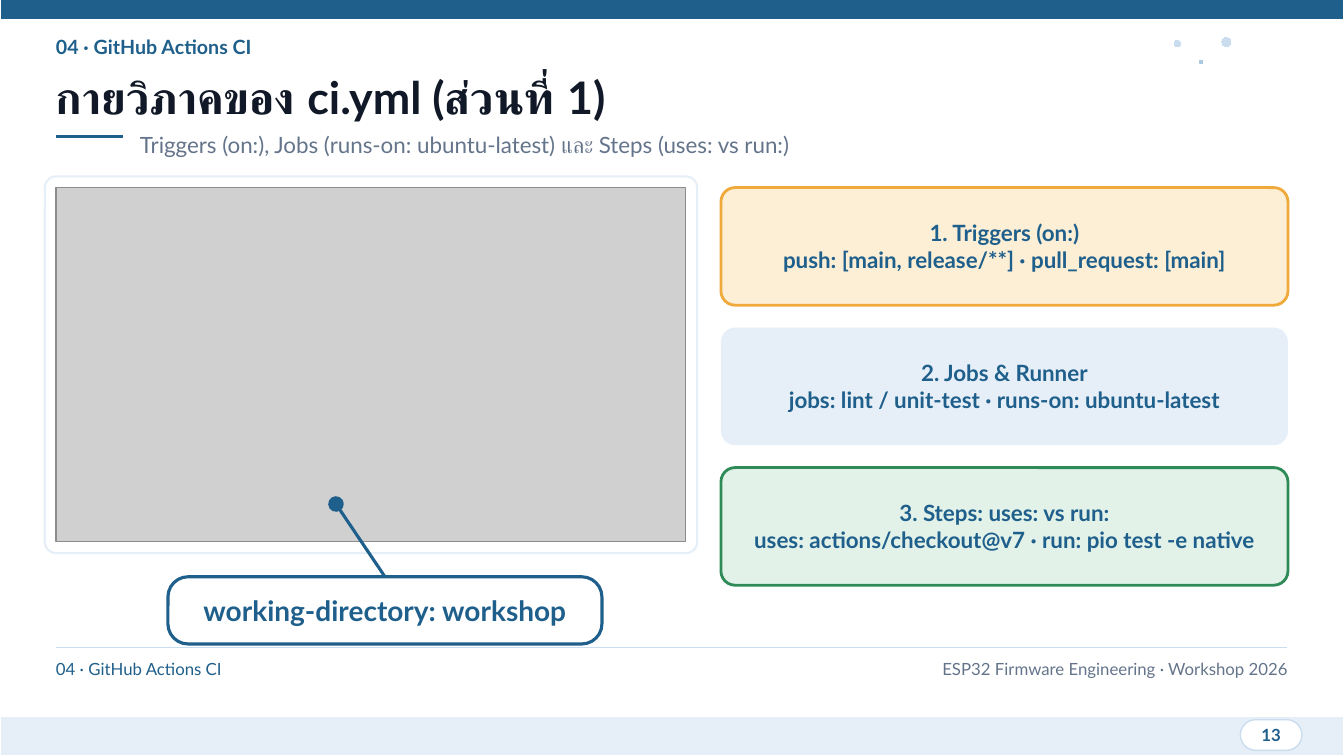
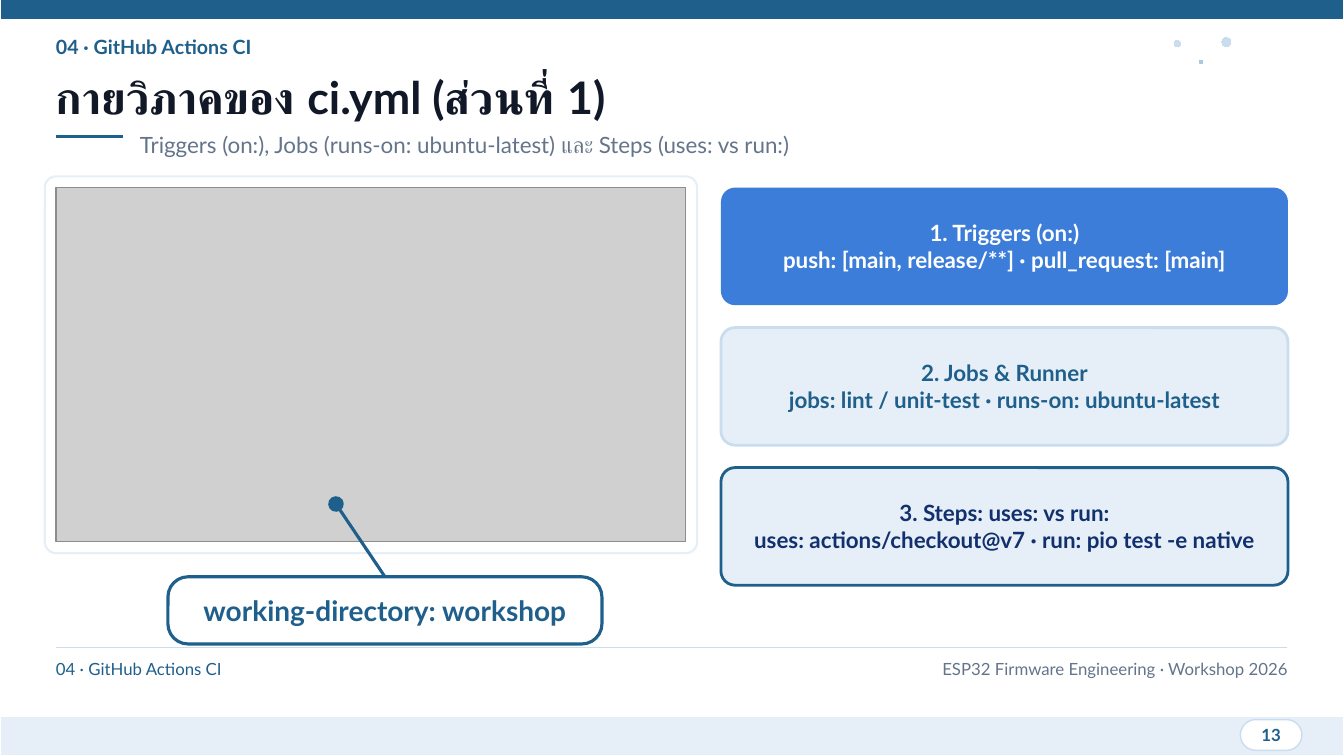
Before and after one commit to SavEe2429/git-practice, a slide deck: slide 13 of presentation/ESP32_Git_CICD_Workshop.pptx. Drawn at 1344x756 pixels with LibreOffice and Linux fonts; fonts in the diff are those of the drawing; grey boxes stand for pictures. Boxes give left, top, right and bottom in pixels: in the first picture for what was removed or moved away, otherwise in the second. Text is boxed around its words. In the diff, an @@ line names an element or a change of style, - is before the commit and + after.

Commit message:
style(presentation): enforce pure NDRS white-ice-navy palette without extra colors

```diff
--- a/presentation/ESP32_Git_CICD_Workshop.pptx
+++ b/presentation/ESP32_Git_CICD_Workshop.pptx
@@ rounded rectangle "1. Triggers (on:)" at [721,188,1288,306]: text colour #1F5F8B to #FFFFFF; fill #FDEFD6 to #3B7DD8; outline #F0A93B 2 pt to none @@
@@ rounded rectangle "2. Jobs & Runner" at [721,328,1288,446]: outline none to #C9DDEE 2 pt @@
@@ rounded rectangle "3. Steps: uses: vs run:" at [721,468,1288,586]: text colour #1F5F8B to #12306E; fill #E3F2E9 to #E6EFF7; outline #2E8B57 2 pt to #1F5F8B 2 pt @@
```
Also in this commit, not shown: 8 other slides changed, 1 other file.
